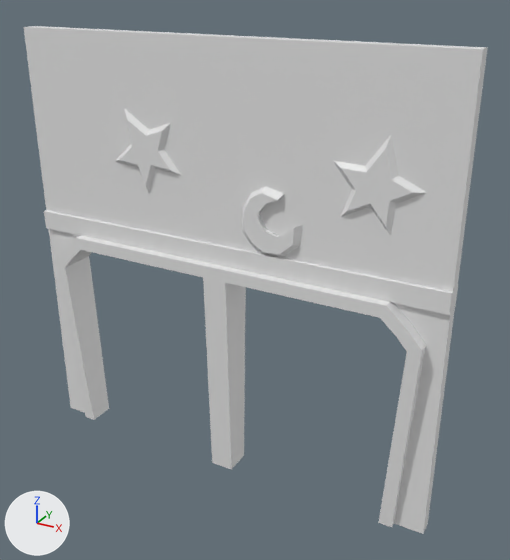
Before and after pictures for a commit that changed the FBX model Periode3Opdracht/Assets/Models/Modular Models/WallWDoors.fbx.
Camera for both pictures: a camera (50 mm lens) standing at (1.5, -2.45, 2.22) and looking at (0.12, 0.06, 0.97). The axes (+X, +Y, +Z) are drawn at lower left. The lights are the same throughout. Where no turn or scale is listed for an object, it has been applied to the vertices.

Objects in the first picture: 'DoorsWall'.
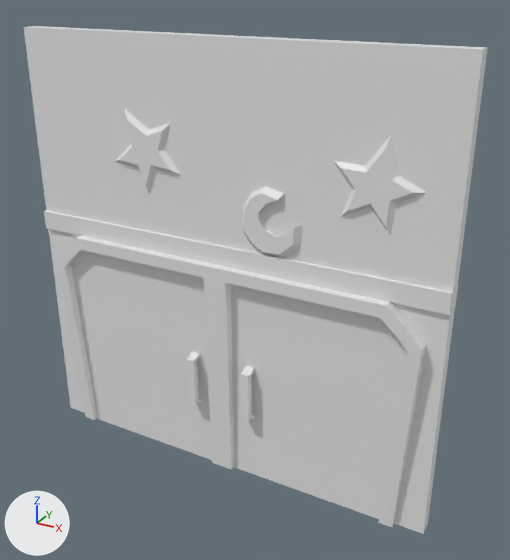
Where the newer file only moved an object's origin or applied its transform, the numbers keep the older frame.

What differs and where, as boxes (x1, y1, x2, y2) in the pictures (510 x 560 px):
'Door.L', added
    after: (231, 284, 407, 519)
'Door.L.001', added
    after: (71, 250, 212, 460)

What changed in the scene script:
```text
Add mat_material_001:
    mat_material_001 = principled_material('Material.001')
    mat_material_001.base_color = (0.8, 0.8, 0.8)  # white #e7e7e7
Add me_cube_002:
    me_cube_002.from_pydata(...)  # 92 vertices, 88 faces; spans x -0.869..-0.044, y -0.091..0.106, z -0.018..1.001
    me_cube_002.materials.append(mat_material_001)  # white #e7e7e7
Add me_cube_004:
    me_cube_004.from_pydata(...)  # 92 vertices, 88 faces; spans x -0.796..0.029, y -0.099..0.098, z -0.451..0.569
    me_cube_004.materials.append(mat_material_001)  # white #e7e7e7
Add ob_door_l_001:
    ob_door_l_001 = bpy.data.objects.new('Door.L.001', me_cube_002)
    ob_door_l_001.location = (0.0, 0.0, 0.0)
Add ob_door_l:
    ob_door_l = bpy.data.objects.new('Door.L', me_cube_004)
    ob_door_l.location = (0.851, 0.008, 0.438)
```
